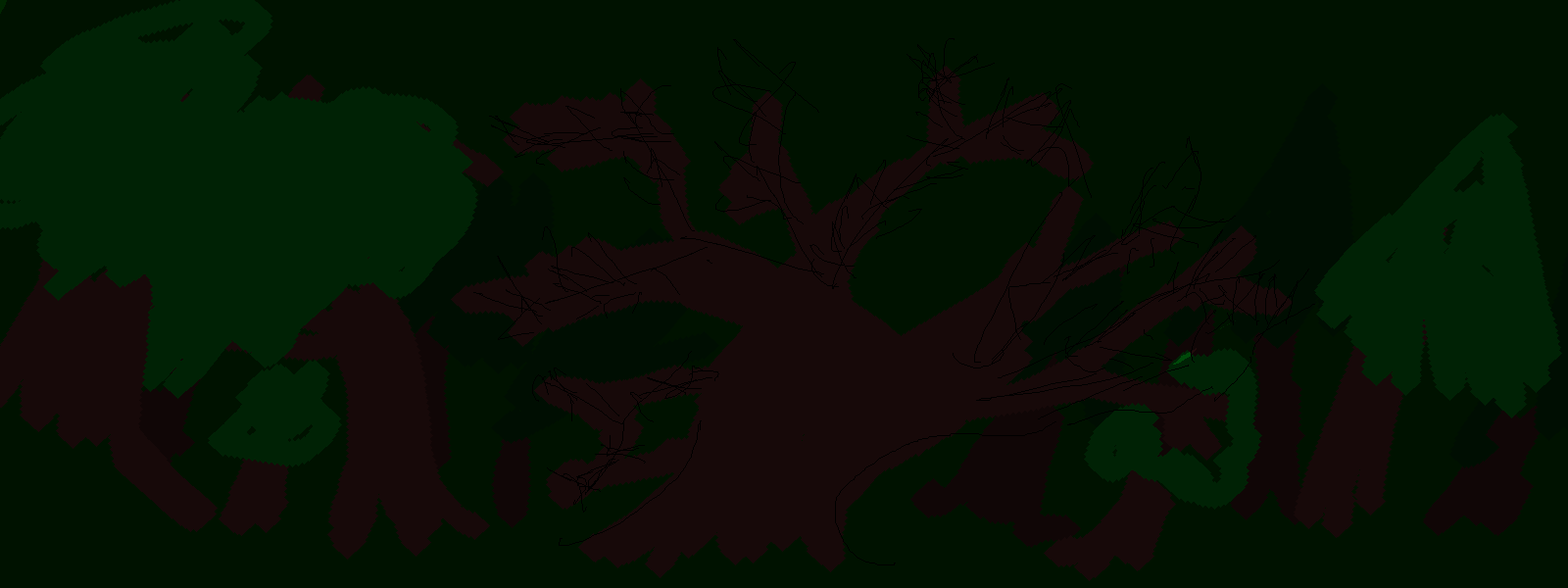
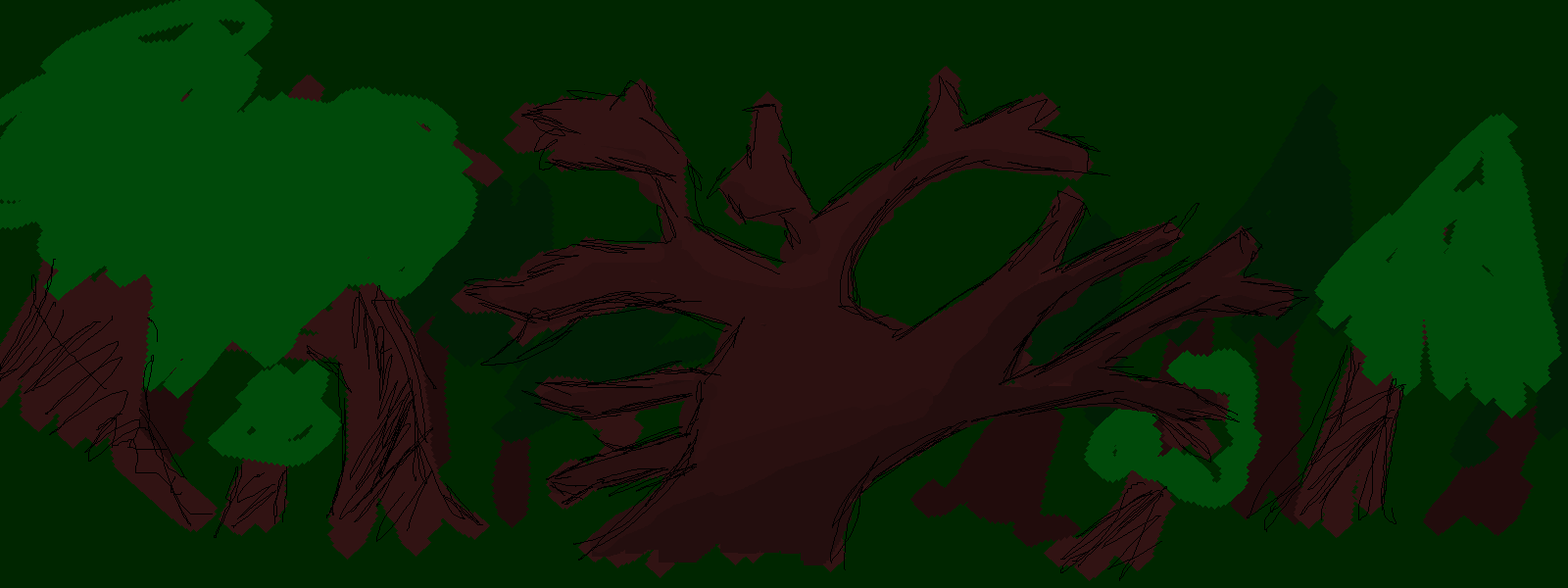
Two versions of the same layered image (1568 x 588). Layer-by-layer changes:
hid "Layer" over (0, 0, 1568, 588)
painted on "Layer #1" over (0, 38, 1407, 582)
added layer "Layer #5" above "Layer #2" over (471, 141, 1294, 566)
